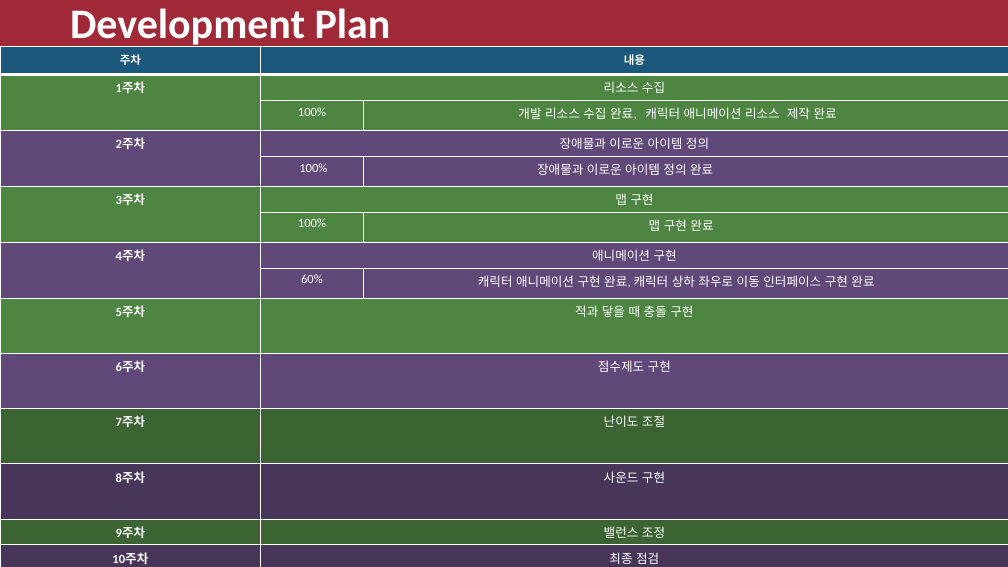
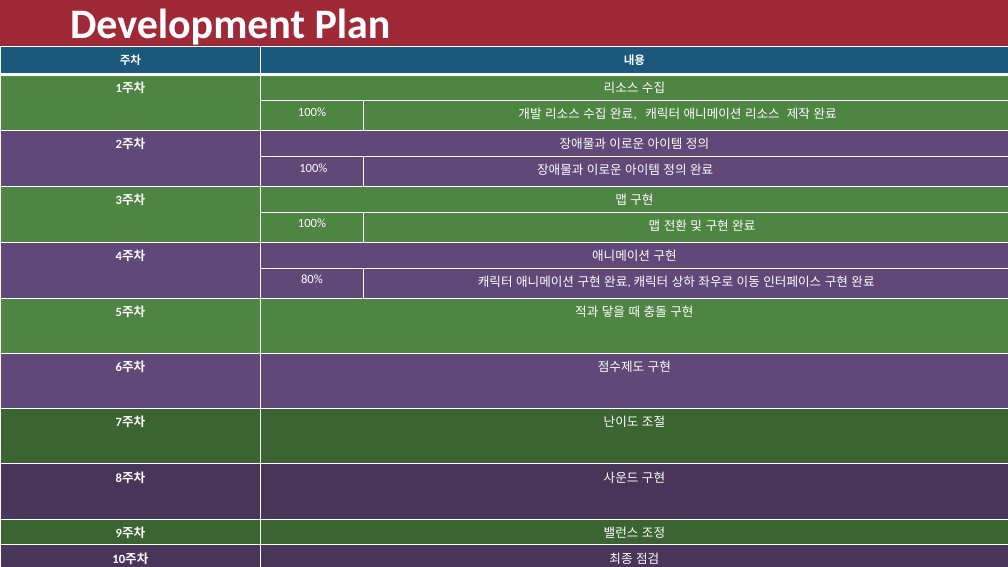
Before and after one commit to Sinhokang/2D-GP, a slide deck: slide 4 of 2011182001_kangsinho_Second.pptx. Drawn at 1008x567 pixels with LibreOffice and Linux fonts; fonts in the diff are those of the drawing. Boxes give left, top, right and bottom in pixels: in the first picture for what was removed or moved away, otherwise in the second. Text is boxed around its words. In the diff, an @@ line names an element or a change of style, - is before the commit and + after.

```diff
--- a/2011182001_kangsinho_Second.pptx
+++ b/2011182001_kangsinho_Second.pptx
@@ table at (x1=0, y1=47, x2=1008, y2=567) @@
-row 7, column 3: 맵 구현 완료
+row 7, column 3: 맵 전환 및 구현 완료
-row 9, column 2: 60%
+row 9, column 2: 80%
```
Also in this commit, not shown: 11 other files.
